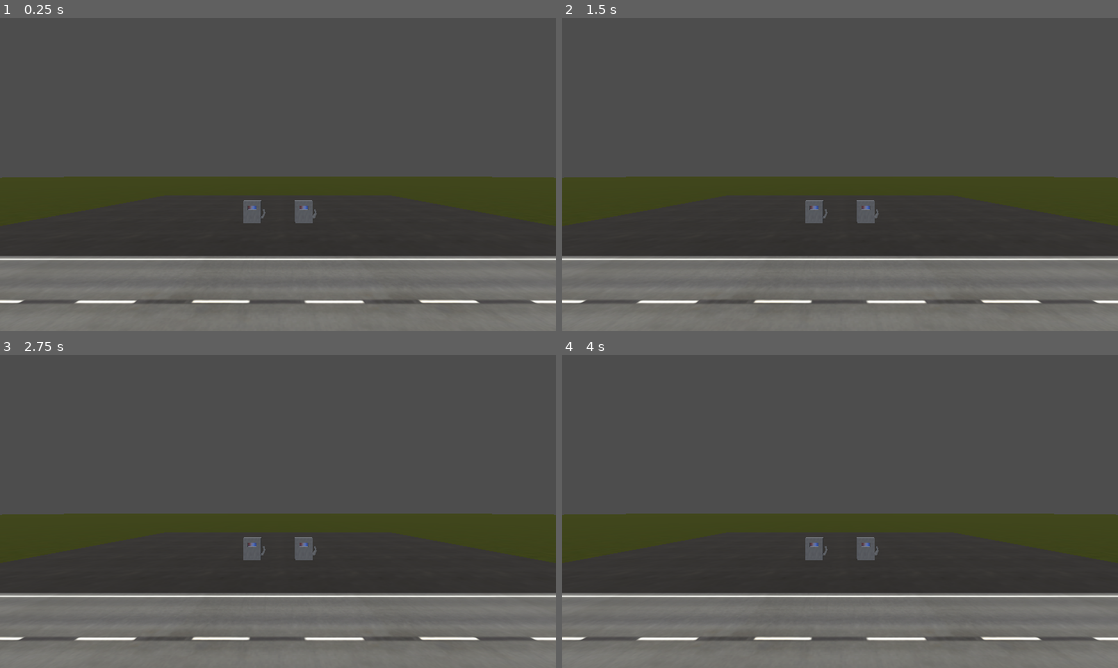
Above: before the commit, frames 1-4 (two rows, left to right).
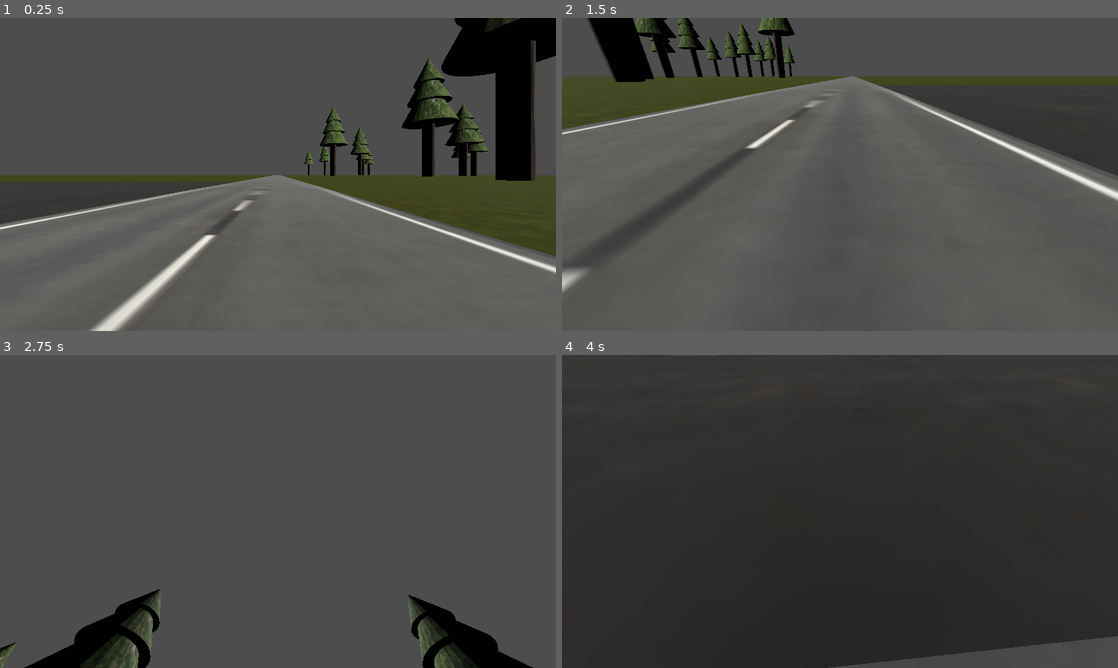
Above: after the commit, the same moments.

Repository: MrGoonAndWatch/WhatsEatingEarl
Game: Godot game, scene res://Scenes/gas_station_exterior.tscn
Two runs of this game, one before a commit and one after it. Both use one fixed random seed, a clock stepped at 60 frames per second and the inputs below.
Inputs (mouse positions are in pixels of both pictures, inside the frame that each line leads up to):
- Up to frame 1 (0.25 s): no input
- Up to frame 2 (1.5 s): tap Enter at 0.5 s; move the mouse to (962, 158) at 0.52 s; hold D (strafe_right, bound only after the commit) 0.53-1.28 s; tap Down (look_down, bound only after the commit) at 0.6 s; tap Left (look_left, bound only after the commit) at 0.8, 1.35 s; move the mouse to (728, 190) at 1.27 s; hold S (move_backwards, bound only after the commit) from 1.28 s (still down)
- Up to frame 3 (2.75 s): tap Right (look_right, bound only after the commit) at 1.55, 2.1 s; move the mouse to (333, 442) at 2.02 s; release S (move_backwards, bound only after the commit) at 2.03 s; hold D (strafe_right, bound only after the commit) from 2.03 s (still down); tap Up (look_up, bound only after the commit) at 2.3 s
- Up to frame 4 (4 s): move the mouse to (812, 574) at 2.77 s; release D (strafe_right, bound only after the commit) at 2.78 s; hold W (move_forwards, bound only after the commit) 2.78-3.53 s; tap Up (look_up, bound only after the commit) at 2.85 s; tap Shift (run, bound only after the commit) at 3.05, 3.6 s; move the mouse to (1006, 558) at 3.52 s; hold A (strafe_left, bound only after the commit) from 3.53 s (still down); tap Down (look_down, bound only after the commit) at 3.8 s

The runs differ from the first frame. In frame 1, 34% of the frame differs, in the area x 0-100%, y 0-100%; in frame 2, 54%; in frame 3, 45%; in frame 4, 73%.

Commit message:
Add player scene w/ basic FPS controls.

Diff:
--- /dev/null
+++ b/Prefabs/Player/player.tscn
@@ -0,0 +1,17 @@
+[gd_scene load_steps=3 format=3 uid="uid://cy1j64v360ecn"]
+
+[ext_resource type="Script" uid="uid://b1ureph2p3mgi" path="res://Scripts/Player/player.gd" id="1_6dc14"]
+
+[sub_resource type="CapsuleShape3D" id="CapsuleShape3D_6dc14"]
+
+[node name="Player" type="CharacterBody3D" node_paths=PackedStringArray("rotating_parts")]
+script = ExtResource("1_6dc14")
+rotating_parts = NodePath("RotatingParts")
+
+[node name="RotatingParts" type="Node3D" parent="."]
+
+[node name="PlayerCamera" type="Camera3D" parent="RotatingParts"]
+current = true
+
+[node name="CollisionShape3D" type="CollisionShape3D" parent="."]
+shape = SubResource("CapsuleShape3D_6dc14")
--- a/Scenes/gas_station_exterior.tscn
+++ b/Scenes/gas_station_exterior.tscn
@@ -1,7 +1,7 @@
 [gd_scene load_steps=12 format=3 uid="uid://c0mrc8efmlsym"]
 
 [ext_resource type="Material" uid="uid://b2r7h3ama0wjh" path="res://Materials/concrete-floor.tres" id="1_a8aym"]
-[ext_resource type="Environment" uid="uid://bgokqcu6sjofy" path="res://Materials/env_exterior_dreary.tres" id="1_wiiy0"]
+[ext_resource type="PackedScene" uid="uid://cy1j64v360ecn" path="res://Prefabs/Player/player.tscn" id="1_wiiy0"]
 [ext_resource type="Texture2D" uid="uid://b3dof4o7r2bec" path="res://Textures/Classic 64 Asset Pack/Road/road_01.png" id="2_2w03i"]
 [ext_resource type="PackedScene" uid="uid://djtyny6wpd3gy" path="res://Prefabs/Models/gas_pump.tscn" id="2_a8aym"]
 [ext_resource type="Texture2D" uid="uid://yljc61jyp80j" path="res://Textures/Classic 64 Asset Pack/Ground/grass_03.png" id="3_uo5xm"]
@@ -30,10 +30,8 @@
 
 [node name="Node3D" type="Node3D"]
 
-[node name="Camera3D" type="Camera3D" parent="."]
-transform = Transform3D(-4.371139e-08, 0, 1, 0, 1, 0, -1, 0, -4.371139e-08, 23.93464, 5.572796, 0)
-environment = ExtResource("1_wiiy0")
-current = true
+[node name="Player" parent="." instance=ExtResource("1_wiiy0")]
+transform = Transform3D(1, 0, 0, 0, 1, 0, 0, 0, 1, 16.235476, 1.1067235, -0.009898663)
 
 [node name="DirectionalLight3D" type="DirectionalLight3D" parent="."]
 transform = Transform3D(0.8765168, 0.021123046, 0.48090756, -0.48137122, 0.038462427, 0.8756726, 0, -0.9990368, 0.04388099, 46.648594, 27.279448, 0)
@@ -204,3 +202,5 @@
 visible = false
 light_energy = 4.299
 spot_range = 21.481
+
+[editable path="Player"]
--- /dev/null
+++ b/Scripts/Player/player.gd
@@ -0,0 +1,46 @@
+extends CharacterBody3D
+
+@export var player_speed: float = 250
+@export var run_multiplier: float = 3
+@export var rotating_parts: Node3D
+
+const VERT_LOOK_CAP_DEG: float = 70
+
+# TODO: MOVE THESE IN TO A CONFIG DATA STRUCT!!!
+const MOUSE_SENSITIVITY: float = 0.01
+const CONTROLLER_SENSITIVITY: float = 10
+
+func _physics_process(delta: float) -> void:
+	velocity = get_movement(delta)
+	process_look(delta)
+
+	move_and_slide()
+
+func _input(event):
+	if event is InputEventMouseMotion:
+		print("mouse capture x=%s, y=%s" % [event.relative.x, event.relative.y])
+		rotate_camera(event.relative.x * MOUSE_SENSITIVITY, event.relative.y * MOUSE_SENSITIVITY)
+	# elif event is InputEventJoypadMotion:
+	#	print ("joypad motion captured %s" % [event])
+
+func get_movement(delta: float) -> Vector3:
+	var move_input = wee_constants.get_movement_vector()
+	var is_running = Input.is_action_pressed(wee_constants.controls.run)
+	var run_mult = 1
+	if is_running:
+		run_mult = run_multiplier
+	var move_input_total = Vector3(move_input.x, 0, move_input.y) * delta * player_speed * run_mult
+	return move_input_total.rotated(Vector3.UP, rotating_parts.global_rotation.y)
+
+func process_look(delta: float) -> void:
+	var look_input = wee_constants.get_look_vector()
+	if look_input == Vector2.ZERO:
+		return
+
+func rotate_camera(x: float, y: float) -> void:
+	if x == 0 && y == 0:
+		return
+
+	rotate_y(-x)
+	rotating_parts.rotate_x(-y)
+	rotating_parts.rotation.x = clampf(rotating_parts.rotation.x, -deg_to_rad(VERT_LOOK_CAP_DEG), deg_to_rad(VERT_LOOK_CAP_DEG))
--- /dev/null
+++ b/Scripts/wee_constants.gd
@@ -0,0 +1,22 @@
+class_name wee_constants
+extends Node
+
+class controls:
+	const move_forwards: String = "move_forwards"
+	const move_backwards: String = "move_backwards"
+	const strafe_left: String = "strafe_left"
+	const strafe_right: String = "strafe_right"
+	const look_up: String = "look_up"
+	const look_down: String = "look_down"
+	const look_left: String = "look_left"
+	const look_right: String = "look_right"
+	const run: String = "run"
+
+static func get_movement_vector() -> Vector2:
+	return Input.get_vector(controls.strafe_left, controls.strafe_right, controls.move_forwards, controls.move_backwards)
+
+###
+# ONLY WORKS FOR CONTROLLER LOOK AND KEYBOARD LOOK... IDK WHY BUT I CAN'T BIND MOUSE MOVEMENTS TO INPUTS IN GODOT!!!
+###
+static func get_look_vector() -> Vector2:
+	return Input.get_vector(controls.look_left, controls.look_right, controls.look_up, controls.look_down)
--- a/project.godot
+++ b/project.godot
@@ -26,6 +26,63 @@
 
 project/assembly_name="What-s Eating Earl"
 
+[input]
+
+move_forwards={
+"deadzone": 0.2,
+"events": [Object(InputEventKey,"resource_local_to_scene":false,"resource_name":"","device":-1,"window_id":0,"alt_pressed":false,"shift_pressed":false,"ctrl_pressed":false,"meta_pressed":false,"pressed":false,"keycode":0,"physical_keycode":87,"key_label":0,"unicode":119,"location":0,"echo":false,"script":null)
+, Object(InputEventJoypadMotion,"resource_local_to_scene":false,"resource_name":"","device":-1,"axis":1,"axis_value":-1.0,"script":null)
+]
+}
+move_backwards={
+"deadzone": 0.2,
+"events": [Object(InputEventKey,"resource_local_to_scene":false,"resource_name":"","device":-1,"window_id":0,"alt_pressed":false,"shift_pressed":false,"ctrl_pressed":false,"meta_pressed":false,"pressed":false,"keycode":0,"physical_keycode":83,"key_label":0,"unicode":115,"location":0,"echo":false,"script":null)
+, Object(InputEventJoypadMotion,"resource_local_to_scene":false,"resource_name":"","device":-1,"axis":1,"axis_value":1.0,"script":null)
+]
+}
+strafe_left={
+"deadzone": 0.2,
+"events": [Object(InputEventKey,"resource_local_to_scene":false,"resource_name":"","device":-1,"window_id":0,"alt_pressed":false,"shift_pressed":false,"ctrl_pressed":false,"meta_pressed":false,"pressed":false,"keycode":0,"physical_keycode":65,"key_label":0,"unicode":97,"location":0,"echo":false,"script":null)
+, Object(InputEventJoypadMotion,"resource_local_to_scene":false,"resource_name":"","device":-1,"axis":0,"axis_value":-1.0,"script":null)
+]
+}
+strafe_right={
+"deadzone": 0.2,
+"events": [Object(InputEventKey,"resource_local_to_scene":false,"resource_name":"","device":-1,"window_id":0,"alt_pressed":false,"shift_pressed":false,"ctrl_pressed":false,"meta_pressed":false,"pressed":false,"keycode":0,"physical_keycode":68,"key_label":0,"unicode":100,"location":0,"echo":false,"script":null)
+, Object(InputEventJoypadMotion,"resource_local_to_scene":false,"resource_name":"","device":-1,"axis":0,"axis_value":1.0,"script":null)
+]
+}
+run={
+"deadzone": 0.2,
+"events": [Object(InputEventKey,"resource_local_to_scene":false,"resource_name":"","device":-1,"window_id":0,"alt_pressed":false,"shift_pressed":false,"ctrl_pressed":false,"meta_pressed":false,"pressed":false,"keycode":0,"physical_keycode":4194325,"key_label":0,"unicode":0,"location":0,"echo":false,"script":null)
+, Object(InputEventJoypadButton,"resource_local_to_scene":false,"resource_name":"","device":-1,"button_index":1,"pressure":0.0,"pressed":false,"script":null)
+]
+}
+look_left={
+"deadzone": 0.2,
+"events": [Object(InputEventKey,"resource_local_to_scene":false,"resource_name":"","device":-1,"window_id":0,"alt_pressed":false,"shift_pressed":false,"ctrl_pressed":false,"meta_pressed":false,"pressed":false,"keycode":0,"physical_keycode":4194319,"key_label":0,"unicode":0,"location":0,"echo":false,"script":null)
+, Object(InputEventJoypadMotion,"resource_local_to_scene":false,"resource_name":"","device":-1,"axis":2,"axis_value":-1.0,"script":null)
+]
+}
+look_right={
+"deadzone": 0.2,
+"events": [Object(InputEventKey,"resource_local_to_scene":false,"resource_name":"","device":-1,"window_id":0,"alt_pressed":false,"shift_pressed":false,"ctrl_pressed":false,"meta_pressed":false,"pressed":false,"keycode":0,"physical_keycode":4194321,"key_label":0,"unicode":0,"location":0,"echo":false,"script":null)
+, Object(InputEventJoypadMotion,"resource_local_to_scene":false,"resource_name":"","device":-1,"axis":2,"axis_value":1.0,"script":null)
+]
+}
+look_up={
+"deadzone": 0.2,
+"events": [Object(InputEventKey,"resource_local_to_scene":false,"resource_name":"","device":-1,"window_id":0,"alt_pressed":false,"shift_pressed":false,"ctrl_pressed":false,"meta_pressed":false,"pressed":false,"keycode":0,"physical_keycode":4194320,"key_label":0,"unicode":0,"location":0,"echo":false,"script":null)
+, Object(InputEventJoypadMotion,"resource_local_to_scene":false,"resource_name":"","device":-1,"axis":3,"axis_value":-1.0,"script":null)
+]
+}
+look_down={
+"deadzone": 0.2,
+"events": [Object(InputEventKey,"resource_local_to_scene":false,"resource_name":"","device":-1,"window_id":0,"alt_pressed":false,"shift_pressed":false,"ctrl_pressed":false,"meta_pressed":false,"pressed":false,"keycode":0,"physical_keycode":4194322,"key_label":0,"unicode":0,"location":0,"echo":false,"script":null)
+, Object(InputEventJoypadMotion,"resource_local_to_scene":false,"resource_name":"","device":-1,"axis":3,"axis_value":1.0,"script":null)
+]
+}
+
 [rendering]
 
 renderer/rendering_method="gl_compatibility"
Not shown, added: Scripts/Player/player.gd.uid
Not shown, added: Scripts/wee_constants.gd.uid
